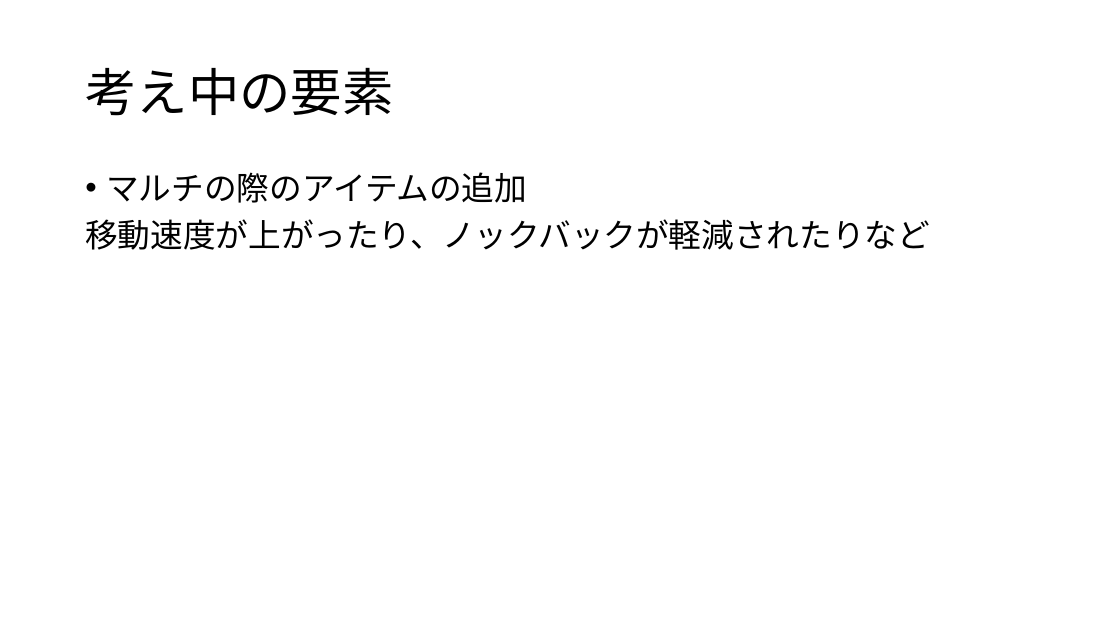
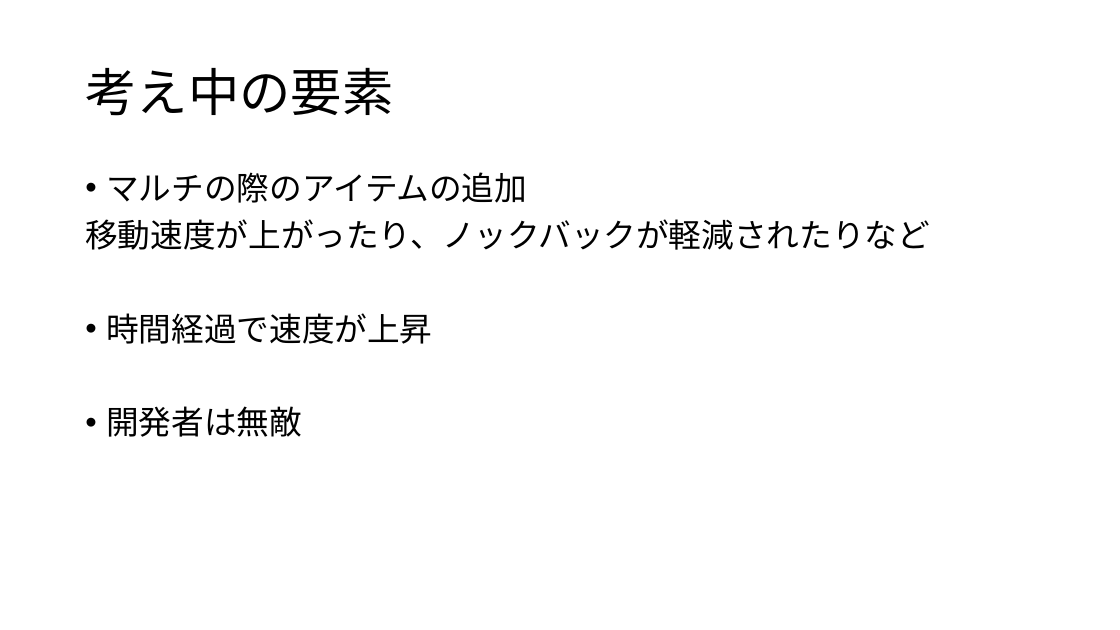
Before and after one commit to Hyde306/UniMan, a slide deck: slide 6 of チーム制作.pptx. Drawn at 1120x630 pixels with LibreOffice and Linux fonts; fonts in the diff are those of the drawing. Boxes give left, top, right and bottom in pixels: in the first picture for what was removed or moved away, otherwise in the second. Text is boxed around its words. In the diff, an @@ line names an element or a change of style, - is before the commit and + after.

```diff
--- a/チーム制作.pptx
+++ b/チーム制作.pptx
@@ text at [106,313,432,437]: paragraphs added @@
+• 時間経過で速度が上昇
+• 開発者は無敵
```
